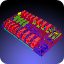
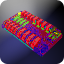
Comparing the layer stacks of the two 64×64 images. Changes:
renamed "sensor_background.psd" to "sensor_background.png", painted on it over (0, 0, 64, 64)
